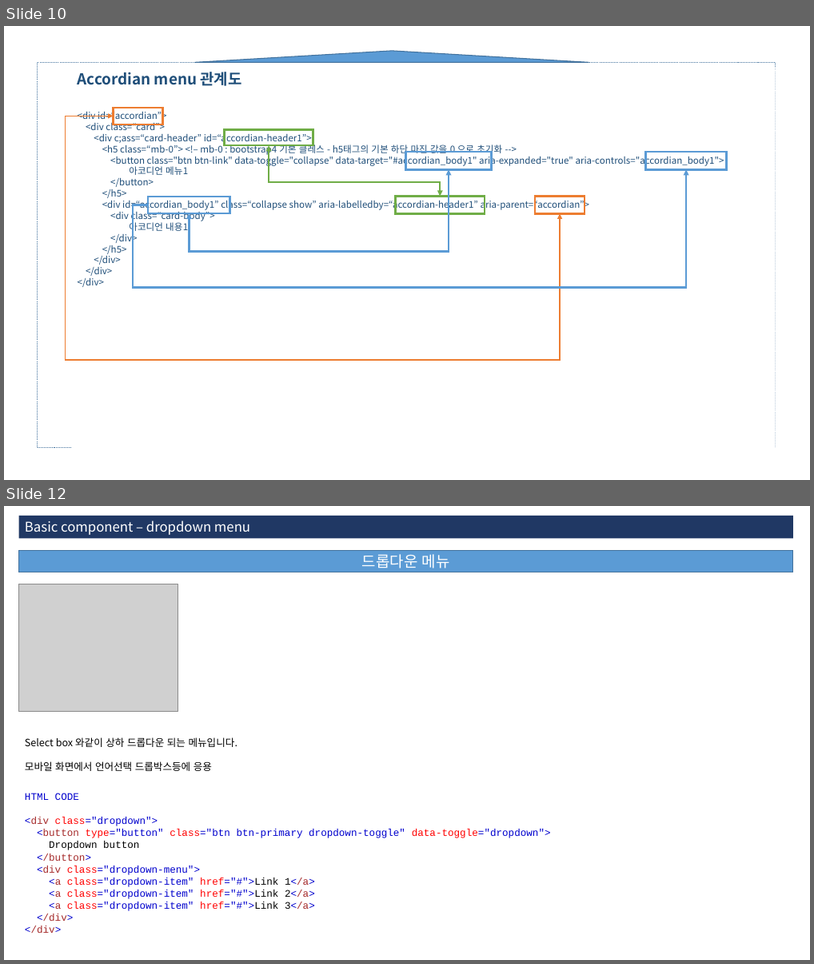
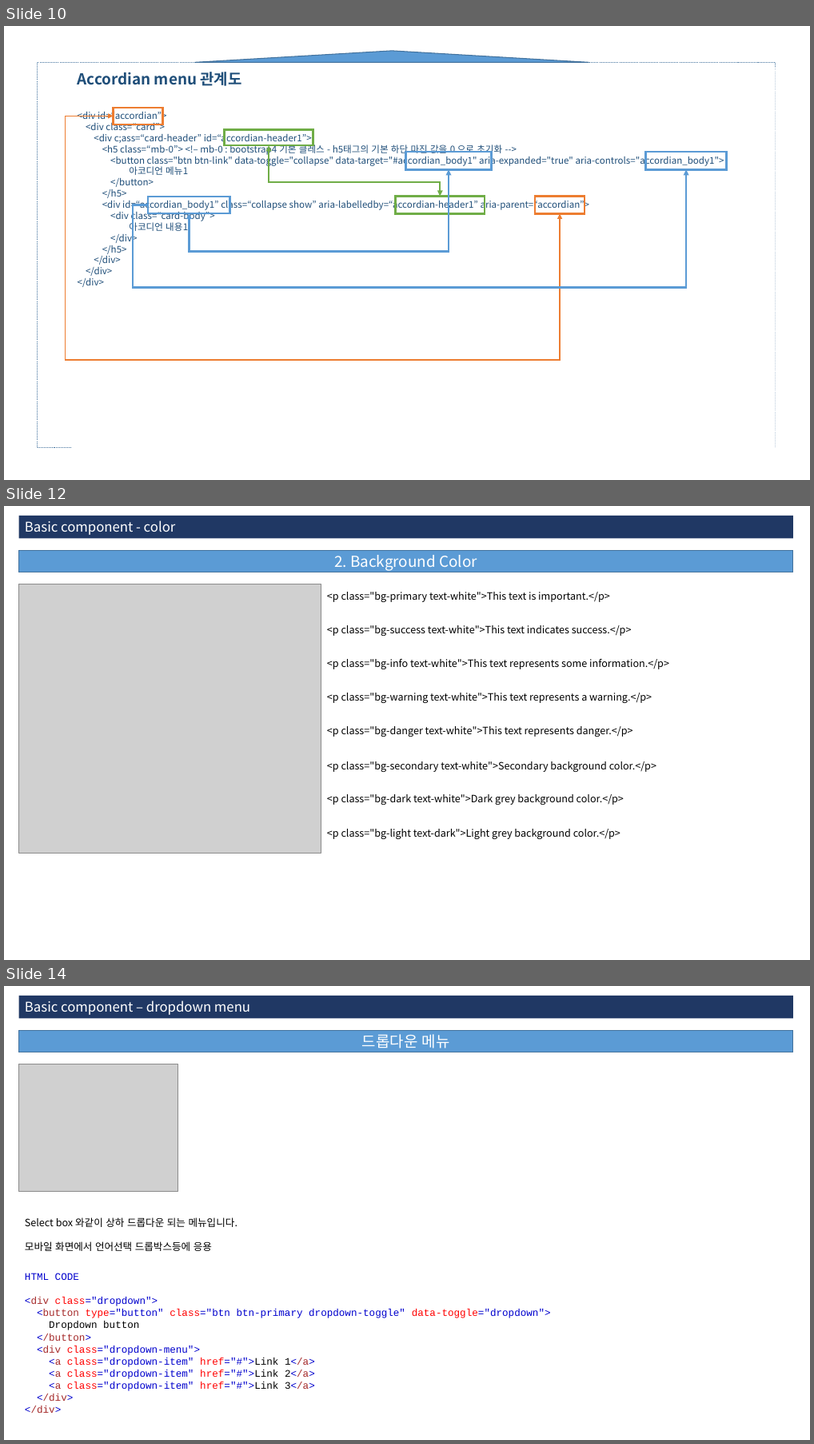
Before and after one commit to 3dwebart/html-publish, a slide deck: web/자료/guide.pptx. Shown one above the other, each under a label of ours: slides 10 and 12 before the commit, slides 10, 12 and 14 after it; the slides between them are not shown. The pictures are 814x964 and 814x1444 pixels, drawn with LibreOffice and Linux fonts; fonts in the diff are those of the drawing; grey boxes stand for pictures. Boxes give left, top, right and bottom in pixels: in the first picture for what was removed or moved away, otherwise in the second. Text is boxed around its words. In the diff, an @@ line names an element or a change of style, - is before the commit and + after.

```diff
--- a/web/자료/guide.pptx
+++ b/web/자료/guide.pptx
@@ slide 12 added at <box>4,506,810,960</box>, background #FFFFFF @@
@@ rectangle added at <box>19,516,794,539</box>, fill #203864, 16 pt, text #FFFFFF @@
+Basic component - color
@@ rectangle added at <box>19,550,794,572</box>, fill #5B9BD5, outline #43739E 1 pt, 18 pt, text #FFFFFF @@
+2. Background Color
@@ picture added at <box>19,584,322,852</box> @@
@@ text added at <box>327,592,610,602</box>, 12 pt, text #000000 @@
+<p class="bg-primary text-white">This text is important.</p>
@@ text added at <box>327,625,632,636</box>, 12 pt, text #000000 @@
+<p class="bg-success text-white">This text indicates success.</p>
@@ text added at <box>327,659,670,669</box>, 12 pt, text #000000 @@
+<p class="bg-info text-white">This text represents some information.</p>
@@ text added at <box>327,692,652,703</box>, 12 pt, text #000000 @@
+<p class="bg-warning text-white">This text represents a warning.</p>
@@ text added at <box>327,726,634,736</box>, 12 pt, text #000000 @@
+<p class="bg-danger text-white">This text represents danger.</p>
@@ text added at <box>327,761,657,772</box>, 12 pt, text #000000 @@
+<p class="bg-secondary text-white">Secondary background color.</p>
@@ text added at <box>327,794,624,804</box>, 12 pt, text #000000 @@
+<p class="bg-dark text-white">Dark grey background color.</p>
@@ text added at <box>327,828,621,839</box>, 12 pt, text #000000 @@
+<p class="bg-light text-dark">Light grey background color.</p>
@@ what was slide 12 is now slide 14 @@
```
Also in this commit, not shown: 1 slide changed, 1 other slide added, 7 other files.
